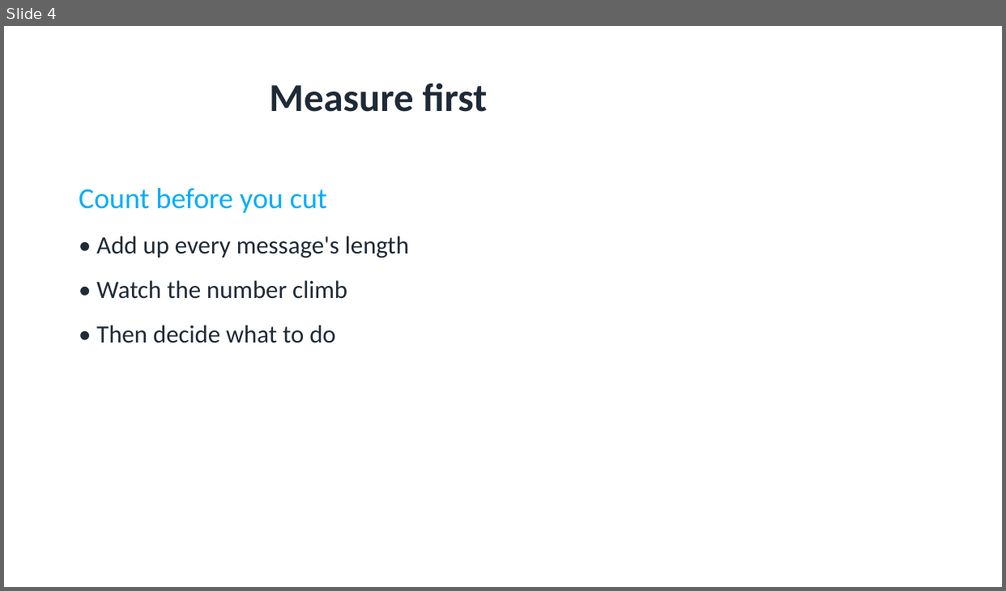
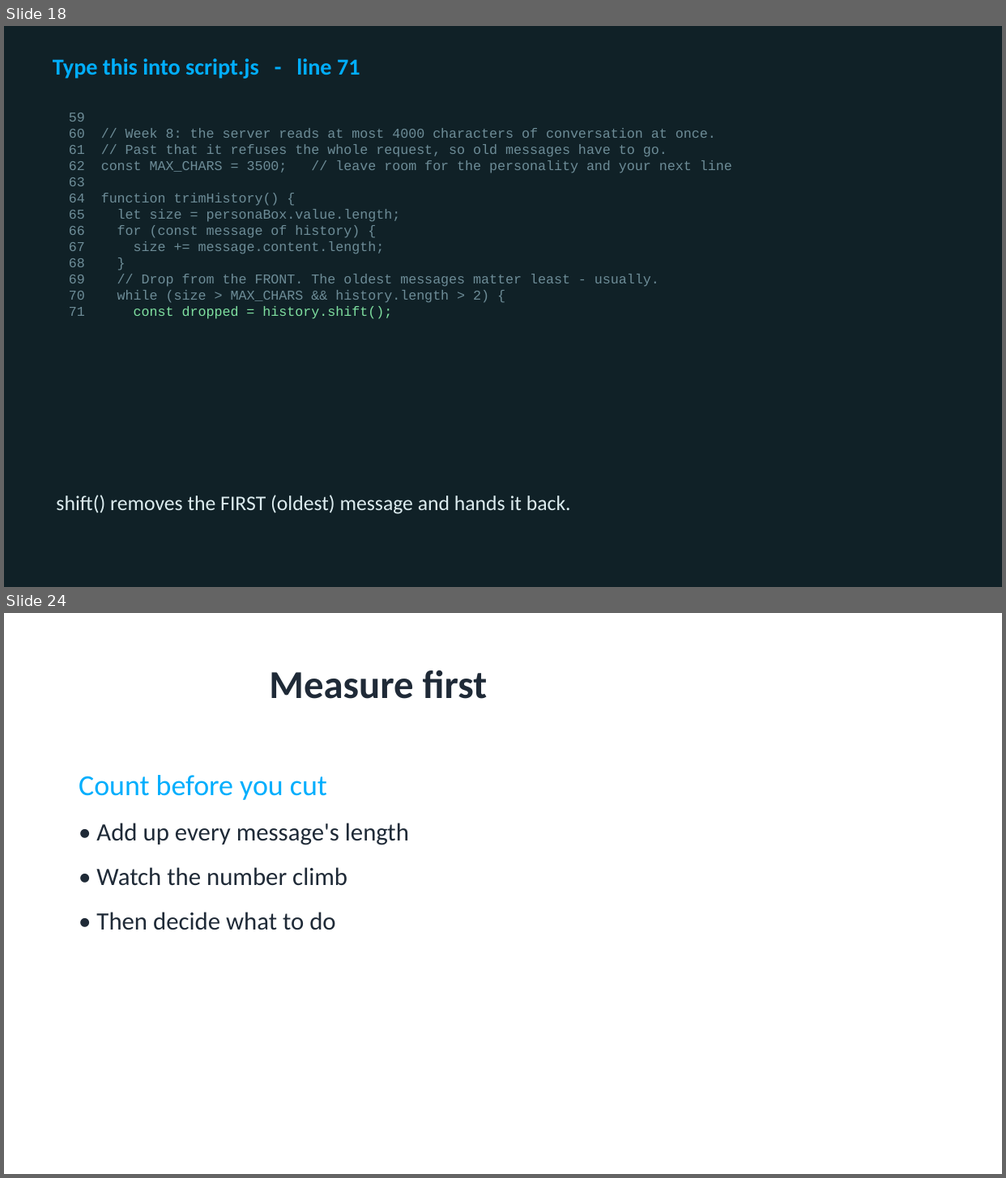
Before and after one commit to utgapps/utgapps.github.io, a slide deck: ai101/slides/week-08.pptx. Shown one above the other, each under a label of ours: slide 4 before the commit, slides 18 and 24 after it; the slides between them are not shown. The pictures are 1006x591 and 1006x1178 pixels, drawn with LibreOffice and Linux fonts; fonts in the diff are those of the drawing. Boxes give left, top, right and bottom in pixels: in the first picture for what was removed or moved away, otherwise in the second. Text is boxed around its words. In the diff, an @@ line names an element or a change of style, - is before the commit and + after.

```diff
--- a/ai101/slides/week-08.pptx
+++ b/ai101/slides/week-08.pptx
@@ slide 18 added at (4,26,1002,587), background #102127 @@
@@ text added at (53,58,360,79), 22 pt, text #01AEFD, bold @@
+Type this into script.js - line 71
@@ text added at (69,113,732,319), 13 pt, text #6D8C97 @@
+59
+60 // Week 8: the server reads at most 4000 characters of conversation at once.
+61 // Past that it refuses the whole request, so old messages have to go.
+62 const MAX_CHARS = 3500; // leave room for the personality and your next line
+63
+64 function trimHistory() {
+65 let size = personaBox.value.length;
+66 for (const message of history) {
+67 size += message.content.length;
+68 }
+69 // Drop from the FRONT. The oldest messages matter least - usually.
+70 while (size > MAX_CHARS && history.length > 2) {
+71 const dropped = history.shift();
@@ text added at (56,495,571,514), 20 pt, text #DCECEF @@
+shift() removes the FIRST (oldest) message and hands it back.
@@ what was slide 4 is now slide 24 @@
```
Also in this commit, not shown: 2 slides changed, 17 other slides added, 3 slides removed, 19 other files.
